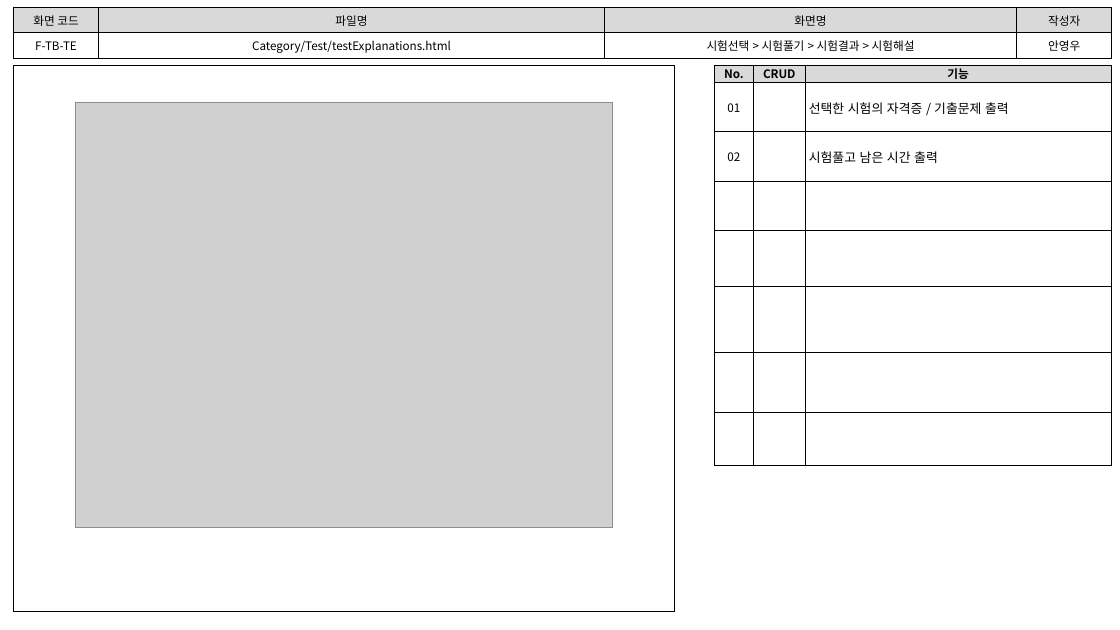
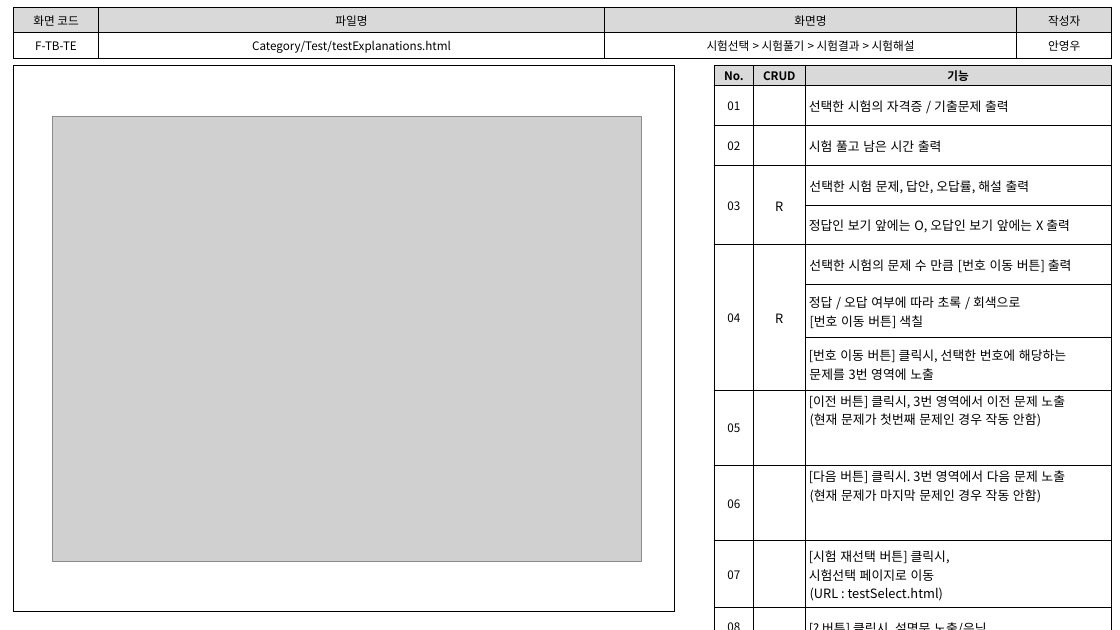
Before and after one commit to index506/cosmo6th_3thGroup, a slide deck: slide 9 of Text/02.화면설계도/3th_Project_화면 설계도(6기_안영우).pptx. Drawn at 1120x630 pixels with LibreOffice and Linux fonts; fonts in the diff are those of the drawing; grey boxes stand for pictures. Boxes give left, top, right and bottom in pixels: in the first picture for what was removed or moved away, otherwise in the second. Text is boxed around its words. In the diff, an @@ line names an element or a change of style, - is before the commit and + after.

```diff
--- a/Text/02.화면설계도/3th_Project_화면 설계도(6기_안영우).pptx
+++ b/Text/02.화면설계도/3th_Project_화면 설계도(6기_안영우).pptx
@@ table at (714, 66, 1111, 605) @@
-row 3: 02 |  | 시험풀고 남은 시간 출력
-row 4:  |  | 
-row 5:  |  | 
-row 6:  |  | 
-row 7:  |  | 
-row 8:  |  | 
+row 3: 02 |  | 시험 풀고 남은 시간 출력
+row 4: 03 | R | 선택한 시험 문제, 답안, 오답률, 해설 출력
+row 5:  |  | 정답인 보기 앞에는 O, 오답인 보기 앞에는 X 출력
+row 6: 04 | R | 선택한 시험의 문제 수 만큼 [번호 이동 버튼] 출력
+row 7:  |  | 정답 / 오답 여부에 따라 초록 / 회색으로 [번호 이동 버튼] 색칠
+row 8:  |  | [번호 이동 버튼] 클릭시, 선택한 번호에 해당하는 문제를 3번 영역에 노출
+row 9: 05 |  | [이전 버튼] 클릭시, 3번 영역에서 이전 문제 노출 (현재 문제가 첫번째 문제인 경우 작동 안함)
+row 10: 06 |  | [다음 버튼] 클릭시. 3번 영역에서 다음 문제 노출 (현재 문제가 마지막 문제인 경우 작동 안함)
+row 11: 07 |  | [시험 재선택 버튼] 클릭시, 시험선택 페이지로 이동 (URL : testSelect.html)
+row 12: 08 |  | [? 버튼] 클릭시, 설명문 노출/은닉
@@ picture: place and size @@
-picture at (76, 103, 613, 528)
+picture at (52, 117, 641, 561)
```
Also in this commit, not shown: 8 other slides changed, 2 slides removed, 1 other file.
